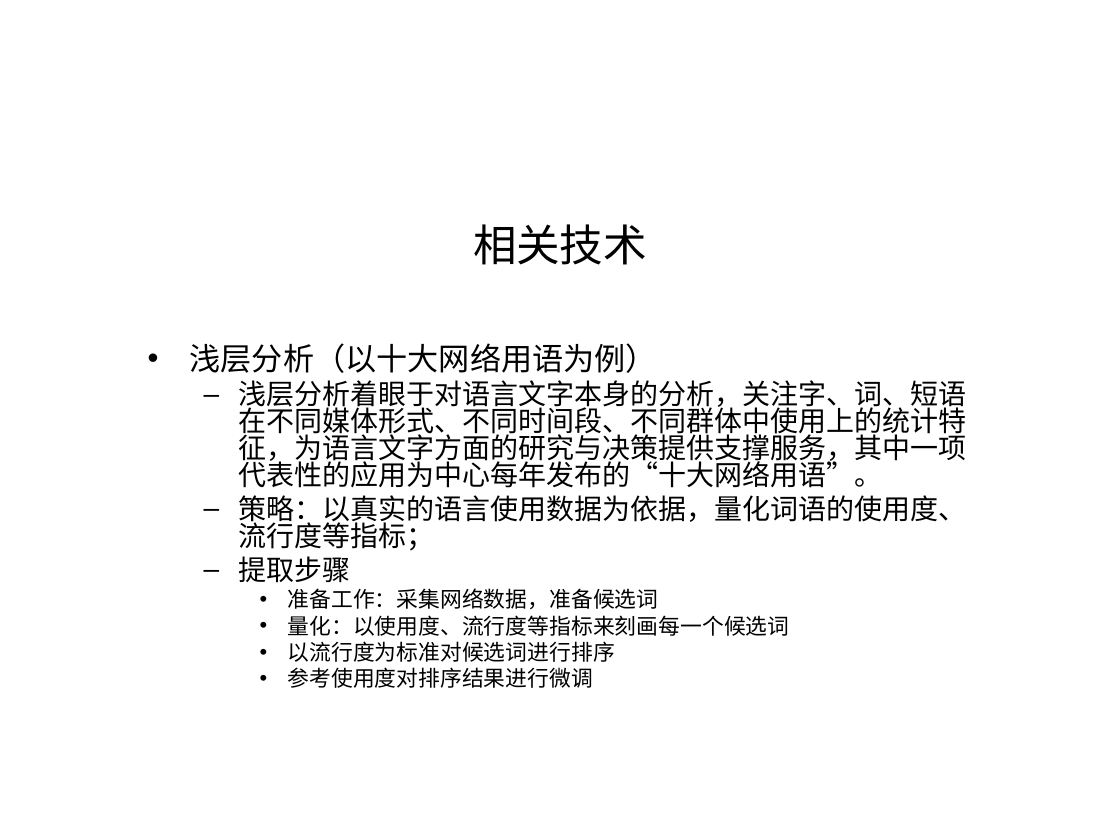
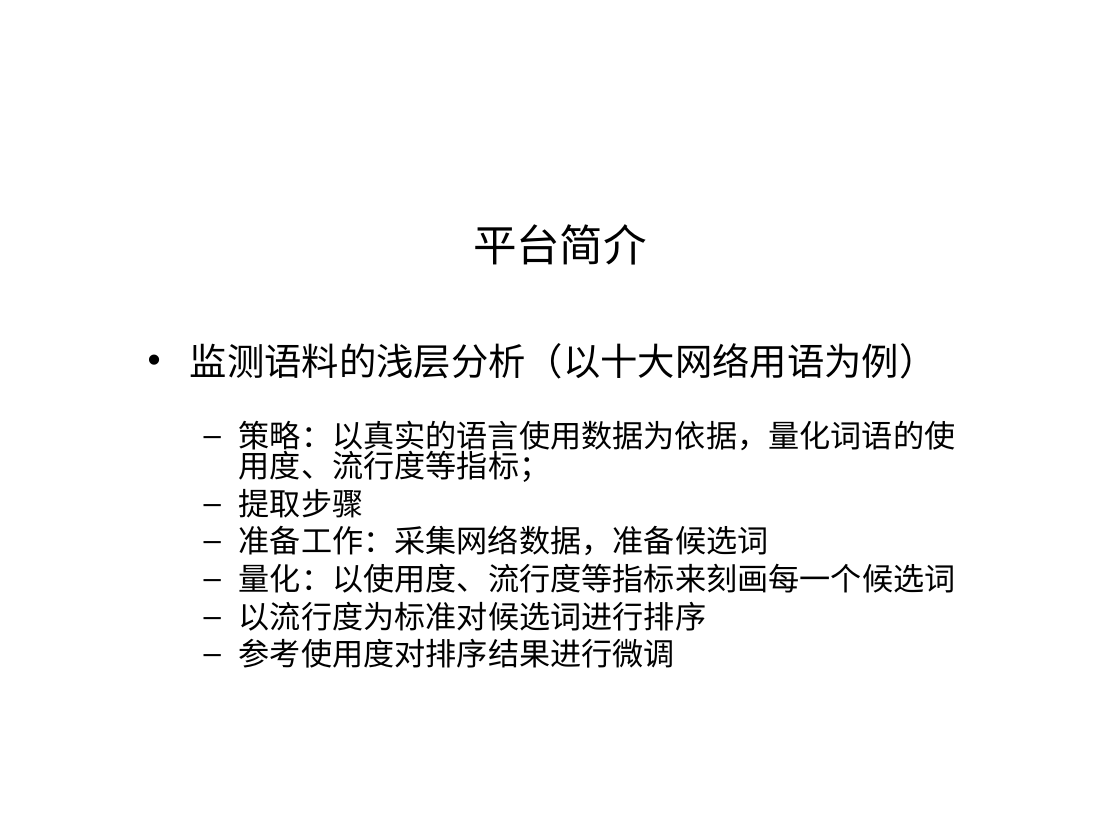
Before and after one commit to shqcandy/Report, a slide deck: slide 11 of 报告_v1.ppt (slide 6 before the commit). Drawn at 1120x840 pixels with LibreOffice and Linux fonts; fonts in the diff are those of the drawing; background and template pictures are left out. Boxes give left, top, right and bottom in pixels: in the first picture for what was removed or moved away, otherwise in the second. Text is boxed around its words. In the diff, an @@ line names an element or a change of style, - is before the commit and + after.

```diff
--- a/报告_v1.ppt
+++ b/报告_v1.ppt
@@ title at [473,224,647,265]: text changed @@
-相关技术
+平台简介
@@ text at [190,343,937,379]: text changed; size 18 to 24 pt @@
-• 浅层分析（以十大网络用语为例）
-  – 浅层分析着眼于对语言文字本身的分析，关注字、词、短语在不同媒体形式、不同时间段、不同群体中使用上的统计特征，为语言文字方面的研究与决策提供支撑服务，其中一项代表性的应用为中心每年发布的“十大网络用语”。
+• 监测语料的浅层分析（以十大网络用语为例）
@@ text at [239,420,956,668]: size 18 to 20 pt in "策略：以真实的语言使用数据为依据，量化词语的使用度、流行度等指标；", "提取步骤"; size 14 to 20 pt in "准备工作：采集网络数据，准备候选词", "量化：以使用度、流行度等指标来刻画每一个候选词", "以流行度为标准对候选词进行排序", "参考使用度对排序结果进行微调"; bullet • to –; list level 3 to 2 in "准备工作：采集网络数据，准备候选词"; list level 3 to 2 in "量化：以使用度、流行度等指标来刻画每一个候选词"; list level 3 to 2 in "以流行度为标准对候选词进行排序"; list level 3 to 2 in "参考使用度对排序结果进行微调" @@
```
Also in this commit, not shown: 9 other slides changed, 10 slides added, 22 slides removed, 22 other files.
